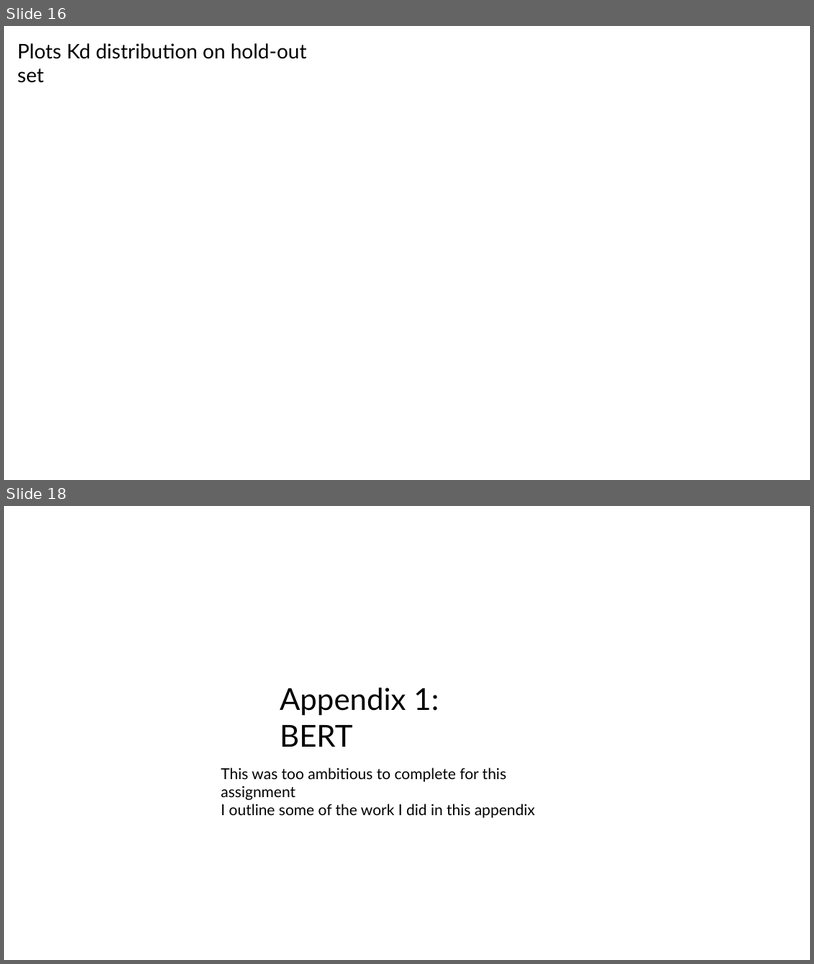
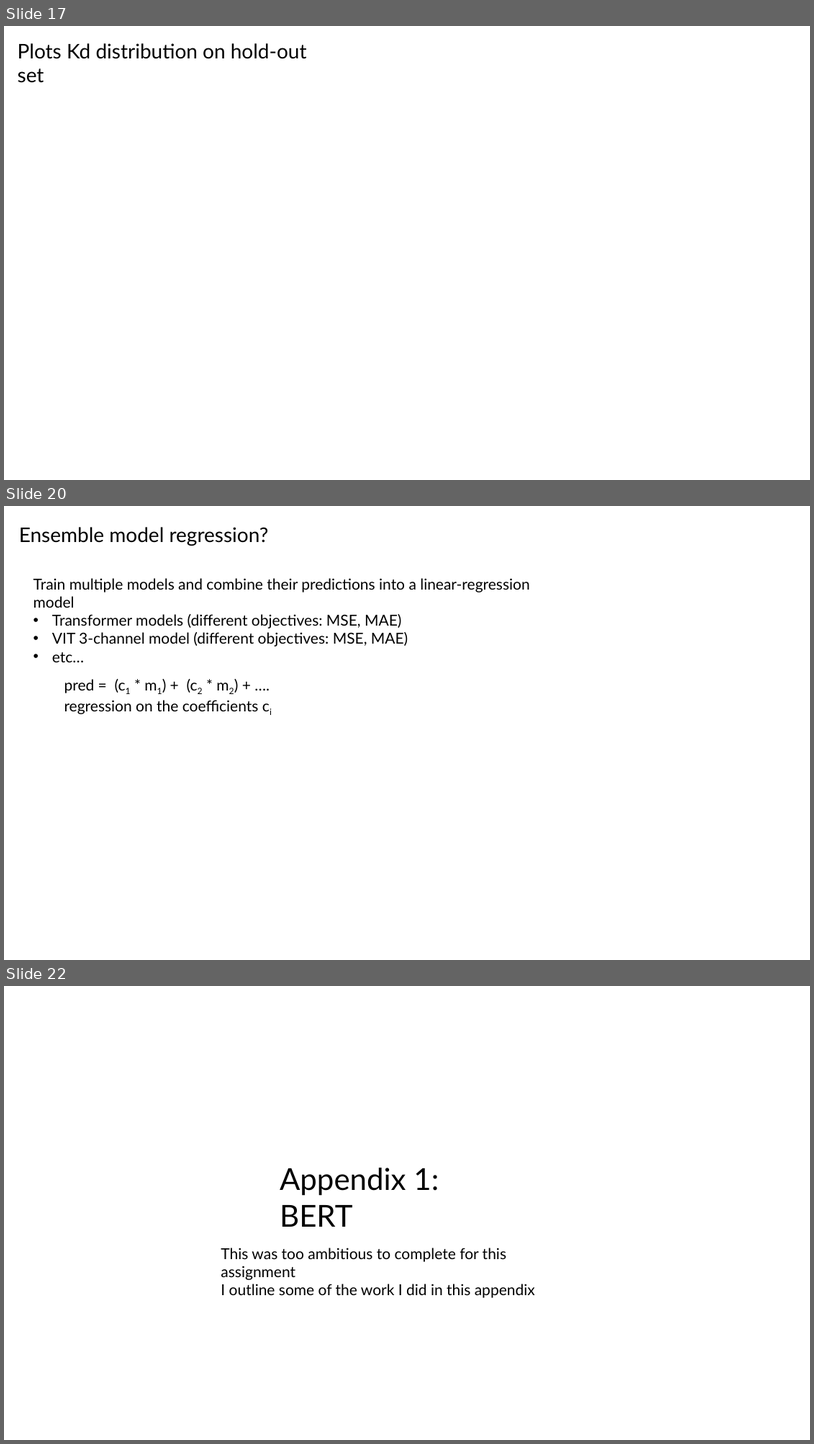
Before and after one commit to planaria158/BERT-antibody-antigen-binding-energy, a slide deck: Homework-aAlphaBio.pptx. Shown one above the other, each under a label of ours: slides 16 and 18 before the commit, slides 17, 20 and 22 after it; the slides between them are not shown. The pictures are 814x964 and 814x1444 pixels, drawn with LibreOffice and Linux fonts; fonts in the diff are those of the drawing. Boxes give left, top, right and bottom in pixels: in the first picture for what was removed or moved away, otherwise in the second. Text is boxed around its words. In the diff, an @@ line names an element or a change of style, - is before the commit and + after.

```diff
--- a/Homework-aAlphaBio.pptx
+++ b/Homework-aAlphaBio.pptx
@@ slide 20 added at (4, 506, 810, 960), background #FFFFFF @@
@@ text added at (19, 527, 269, 546), 24 pt, text #000000 @@
+Ensemble model regression?
@@ text added at (34, 578, 530, 646), 18 pt, text #000000 @@
+Train multiple models and combine their predictions into a linear-regression model
+• Transformer models (different objectives: MSE, MAE)
+• VIT 3-channel model (different objectives: MSE, MAE)
+• etc…
@@ text added at (64, 679, 259, 714), 18 pt, text #000000 @@
+pred = (c1 * m1) + (c2 * m2) + ….
+regression on the coefficients ci
@@ what was slide 16 is now slide 17 @@
@@ what was slide 18 is now slide 22 @@
```
Also in this commit, not shown: 7 slides changed, 3 other slides added.
